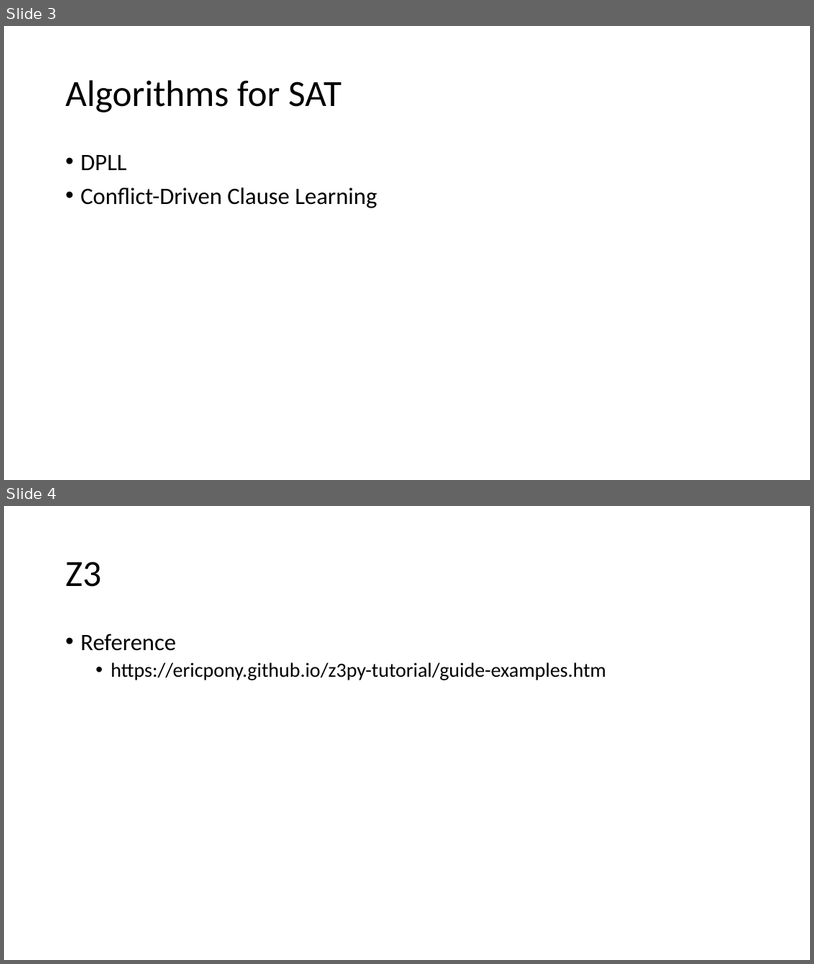
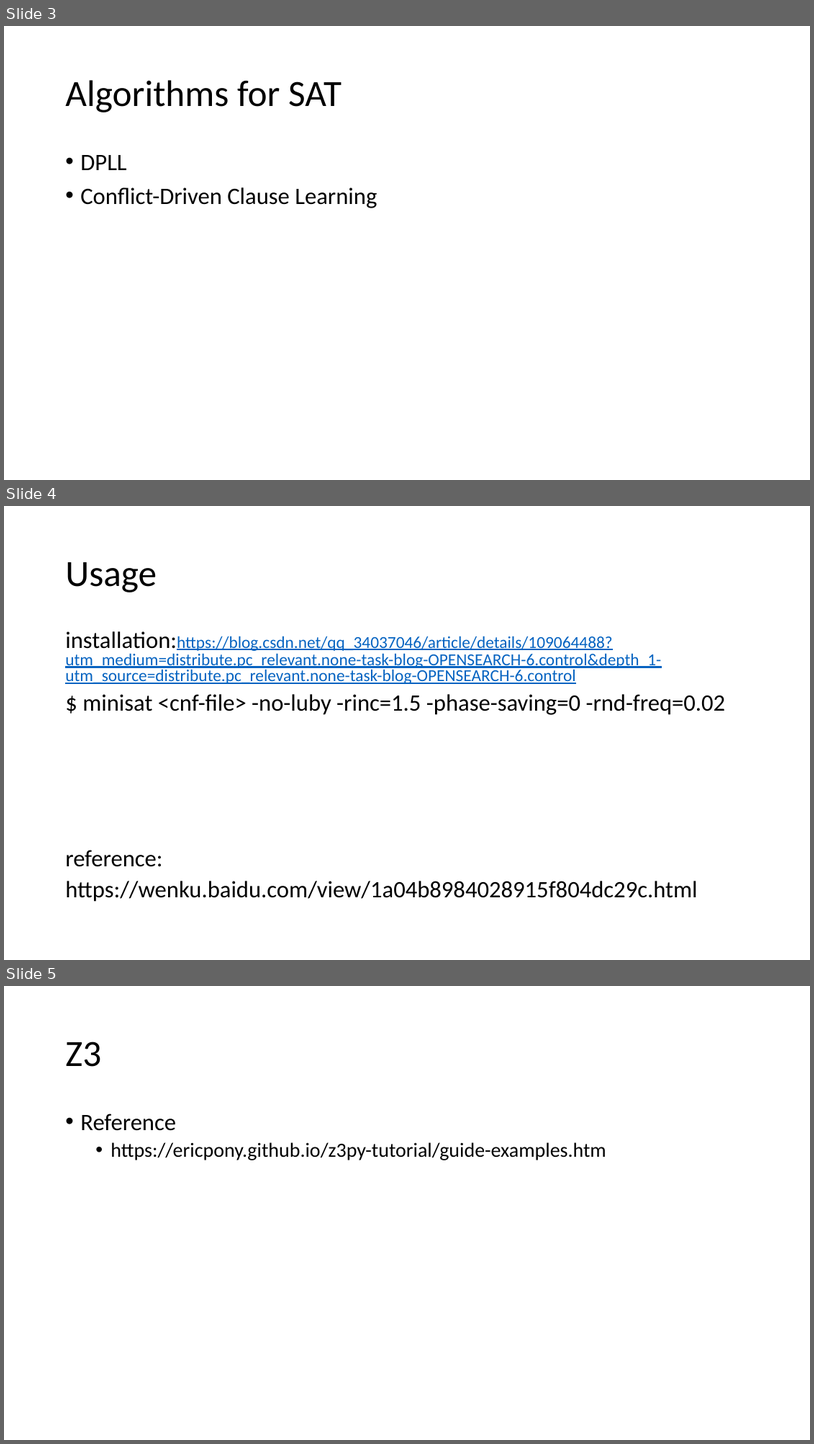
Before and after one commit to bacmive/paper_notes, a slide deck: notes11-sat smt.pptx. Shown one above the other, each under a label of ours: slides 3 and 4 before the commit, slides 3, 4 and 5 after it. The pictures are 814x964 and 814x1444 pixels, drawn with LibreOffice and Linux fonts; fonts in the diff are those of the drawing. Boxes give left, top, right and bottom in pixels: in the first picture for what was removed or moved away, otherwise in the second. Text is boxed around its words. In the diff, an @@ line names an element or a change of style, - is before the commit and + after.

```diff
--- a/notes11-sat smt.pptx
+++ b/notes11-sat smt.pptx
@@ slide 4 added at box(4, 506, 810, 960), background #FFFFFF @@
@@ title added at box(65, 562, 157, 592), 44 pt, text #000000 @@
+Usage
@@ text added at box(65, 631, 726, 901), 20 pt, text #0563C1, underline @@
+installation:https://blog.csdn.net/qq_34037046/article/details/109064488?utm_medium=distribute.pc_relevant.none-task-blog-OPENSEARCH-6.control&depth_1-utm_source=distribute.pc_relevant.none-task-blog-OPENSEARCH-6.control
+$ minisat <cnf-file> -no-luby -rinc=1.5 -phase-saving=0 -rnd-freq=0.02
+reference:
+https://wenku.baidu.com/view/1a04b8984028915f804dc29c.html
@@ what was slide 4 is now slide 5 @@
```
Also in this commit, not shown: 1 other file.
